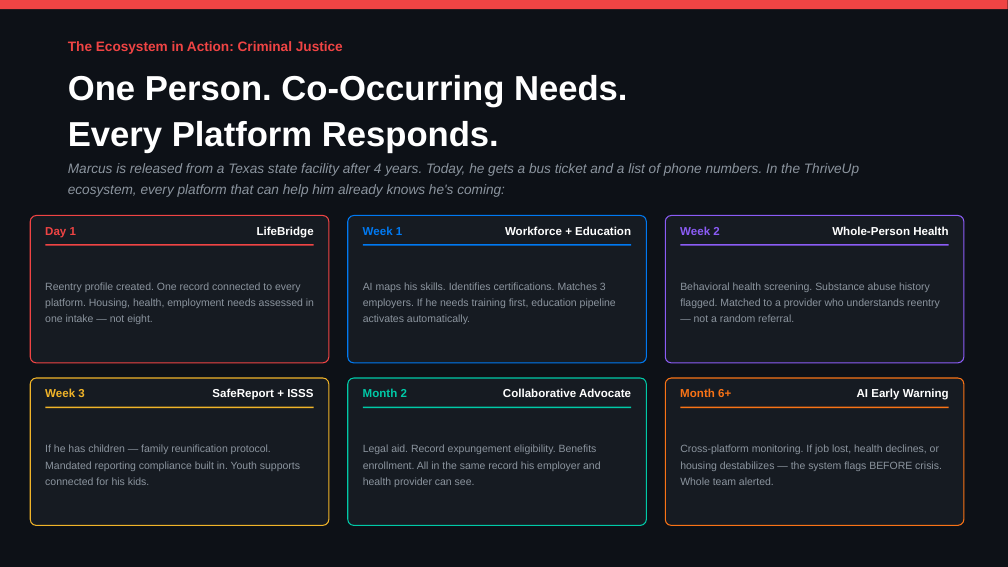
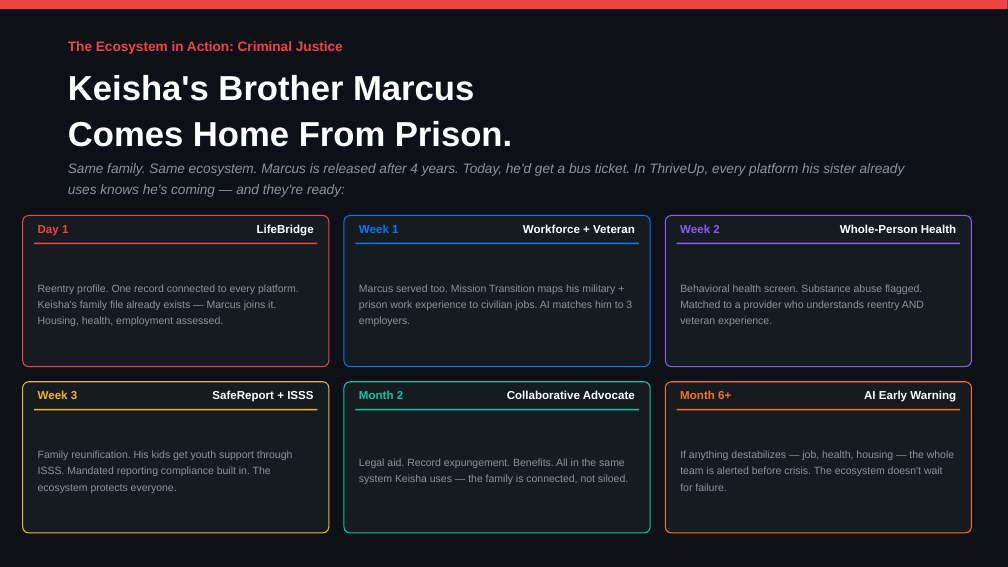
Before and after one commit to mrterryflood-ui/Thriveup, a slide deck: slide 6 of docs/pitches/ThriveUp-The-Pitch-by-Deel-2026.pptx. Drawn at 1008x567 pixels with LibreOffice and Linux fonts; fonts in the diff are those of the drawing. Boxes give left, top, right and bottom in pixels: in the first picture for what was removed or moved away, otherwise in the second. Text is boxed around its words. In the diff, an @@ line names an element or a change of style, - is before the commit and + after.

```diff
--- a/docs/pitches/ThriveUp-The-Pitch-by-Deel-2026.pptx
+++ b/docs/pitches/ThriveUp-The-Pitch-by-Deel-2026.pptx
@@ text at <box>68,75,512,147</box>: text changed @@
-One Person. Co-Occurring Needs.
-Every Platform Responds.
+Keisha's Brother Marcus
+Comes Home From Prison.
@@ text at <box>68,163,905,197</box>: text changed @@
-Marcus is released from a Texas state facility after 4 years. Today, he gets a bus ticket and a list of phone numbers. In the ThriveUp ecosystem, every platform that can help him already knows he's coming:
+Same family. Same ecosystem. Marcus is released after 4 years. Today, he'd get a bus ticket. In ThriveUp, every platform his sister already uses knows he's coming — and they're ready:
@@ rounded rectangle: place and size @@
-rounded rectangle at <box>30,216,329,363</box>
+rounded rectangle at <box>23,216,329,367</box>
@@ text "Day 1": place and size @@
-text "Day 1" at <box>45,227,76,238</box>
+text "Day 1" at <box>38,225,68,236</box>
@@ rounded rectangle: place and size @@
-rounded rectangle at <box>348,216,647,363</box>
+rounded rectangle at <box>344,216,650,367</box>
@@ text "Week 1": place and size @@
-text "Week 1" at <box>363,226,402,235</box>
+text "Week 1" at <box>359,224,398,233</box>
@@ text at <box>523,224,635,233</box>: text changed @@
-Workforce + Education
+Workforce + Veteran
@@ rounded rectangle: place and size @@
-rounded rectangle at <box>665,216,964,363</box>
+rounded rectangle at <box>665,216,972,367</box>
@@ text "Whole-Person Health": place and size @@
-text "Whole-Person Health" at <box>832,226,948,235</box>
+text "Whole-Person Health" at <box>840,224,956,233</box>
@@ rectangle: place and size @@
-rectangle at <box>45,244,314,246</box>
+rectangle at <box>34,243,318,244</box>
@@ rectangle: place and size @@
-rectangle at <box>363,244,631,246</box>
+rectangle at <box>355,243,639,244</box>
@@ rectangle: place and size @@
-rectangle at <box>681,244,949,246</box>
+rectangle at <box>677,243,960,244</box>
@@ text at <box>38,284,299,326</box>: text changed @@
-Reentry profile created. One record connected to every platform. Housing, health, employment needs assessed in one intake — not eight.
+Reentry profile. One record connected to every platform. Keisha's family file already exists — Marcus joins it. Housing, health, employment assessed.
@@ text at <box>359,284,632,326</box>: text changed @@
-AI maps his skills. Identifies certifications. Matches 3 employers. If he needs training first, education pipeline activates automatically.
+Marcus served too. Mission Transition maps his military + prison work experience to civilian jobs. AI matches him to 3 employers.
@@ text at <box>680,284,924,326</box>: text changed @@
-Behavioral health screening. Substance abuse history flagged. Matched to a provider who understands reentry — not a random referral.
+Behavioral health screen. Substance abuse flagged. Matched to a provider who understands reentry AND veteran experience.
@@ rounded rectangle: place and size @@
-rounded rectangle at <box>30,378,329,526</box>
+rounded rectangle at <box>23,382,329,533</box>
@@ text "Week 3": place and size @@
-text "Week 3" at <box>45,388,84,397</box>
+text "Week 3" at <box>38,391,77,399</box>
@@ rounded rectangle: place and size @@
-rounded rectangle at <box>348,378,647,526</box>
+rounded rectangle at <box>344,382,650,533</box>
@@ text "Month 2": place and size @@
-text "Month 2" at <box>363,388,407,397</box>
+text "Month 2" at <box>359,391,403,399</box>
@@ text "Collaborative Advocate": place and size @@
-text "Collaborative Advocate" at <box>503,388,631,397</box>
+text "Collaborative Advocate" at <box>507,391,635,399</box>
@@ proportions changed in 6 elements at <box>344,216,650,367</box>, <box>23,216,329,367</box>, <box>665,216,972,367</box>, <box>344,382,650,533</box>, <box>23,382,329,533</box>, <box>665,382,972,533</box> @@
@@ rounded rectangle: place and size @@
-rounded rectangle at <box>665,378,964,526</box>
+rounded rectangle at <box>665,382,972,533</box>
@@ text "AI Early Warning": place and size @@
-text "AI Early Warning" at <box>857,388,949,400</box>
+text "AI Early Warning" at <box>864,391,956,402</box>
@@ rectangle: place and size @@
-rectangle at <box>45,407,314,408</box>
+rectangle at <box>34,409,318,411</box>
@@ rectangle: place and size @@
-rectangle at <box>363,407,631,408</box>
+rectangle at <box>355,409,639,411</box>
@@ rectangle: place and size @@
-rectangle at <box>681,407,949,408</box>
+rectangle at <box>677,409,960,411</box>
@@ text at <box>38,450,293,493</box>: text changed @@
-If he has children — family reunification protocol. Mandated reporting compliance built in. Youth supports connected for his kids.
+Family reunification. His kids get youth support through ISSS. Mandated reporting compliance built in. The ecosystem protects everyone.
@@ text at <box>359,458,628,484</box>: text changed @@
-Legal aid. Record expungement eligibility. Benefits enrollment. All in the same record his employer and health provider can see.
+Legal aid. Record expungement. Benefits. All in the same system Keisha uses — the family is connected, not siloed.
@@ text at <box>680,450,954,491</box>: text changed @@
-Cross-platform monitoring. If job lost, health declines, or housing destabilizes — the system flags BEFORE crisis. Whole team alerted.
+If anything destabilizes — job, health, housing — the whole team is alerted before crisis. The ecosystem doesn't wait for failure.
```
Also in this commit, not shown: 6 other slides changed, 2 slides added, 2 slides removed, 2 other files.
